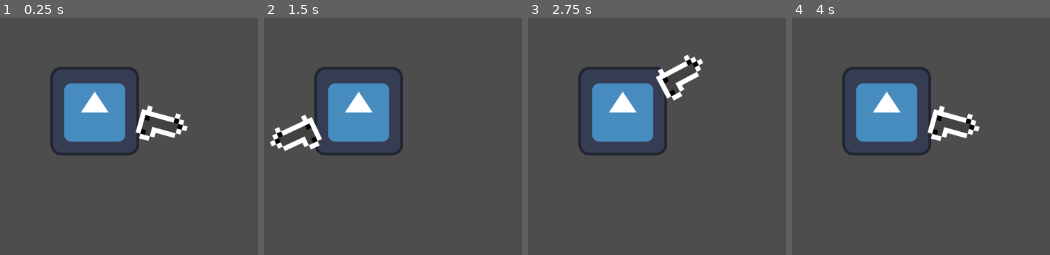
Above: before the commit, frames 1-4 (left to right).
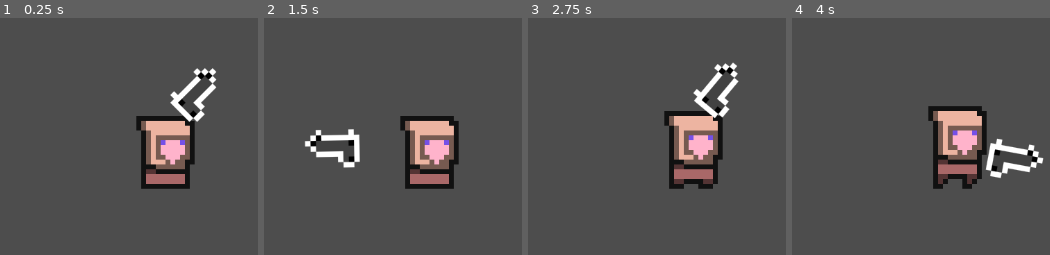
Above: after the commit, the same moments.

Repository: pablohenriq01/Showdown-1v1
Game: Godot game, scene res://Scenes/main.tscn
The game is run twice, just before and just after one commit, with the same random seed, the same clock (stepped at 60 frames per second) and the same inputs. The project has no main scene, so this scene is started directly. The engine's default icon, where the game draws it, is replaced by a stand-in: a white triangle on a blue panel in a dark square.
Inputs (mouse positions are in pixels of both pictures, inside the frame that each line leads up to):
- Up to frame 1 (0.25 s): no input
- Up to frame 2 (1.5 s): move the mouse to (outside the picture) at 0.52 s; tap Enter at 1.25 s; move the mouse to (269, 153) at 1.27 s
- Up to frame 3 (2.75 s): move the mouse to (773, 32) at 2.02 s
- Up to frame 4 (4 s): tap Space at 2.75 s; move the mouse to (918, 219) at 2.77 s; move the mouse to (outside the picture) at 3.52 s

The runs differ from the first frame. In frame 1, 15% of the frame differs, in the area x 19-85%, y 20-73%; in frame 2, 16%; in frame 3, 16%, in the area x 19-82%, y 15-73%; in frame 4, 16%.

Commit message:
Add new prefabs guns and players

Diff:
--- /dev/null
+++ b/Prefabs/Guns/awp.tscn
@@ -0,0 +1,14 @@
+[gd_scene load_steps=3 format=3 uid="uid://cnd6nslg3p66t"]
+
+[ext_resource type="Texture2D" uid="uid://dnckukutasc5y" path="res://Sprites/Guns/sprite_4.png" id="1_nopcu"]
+[ext_resource type="Script" path="res://Components/GunComponent.gd" id="1_xv4bb"]
+
+[node name="Awp" type="Node2D"]
+
+[node name="GunComponent" type="Node2D" parent="."]
+script = ExtResource("1_xv4bb")
+
+[node name="Sprite2D" type="Sprite2D" parent="."]
+texture_filter = 2
+scale = Vector2(0.16, 0.16)
+texture = ExtResource("1_nopcu")
--- /dev/null
+++ b/Prefabs/Guns/mac-10.tscn
@@ -0,0 +1,16 @@
+[gd_scene load_steps=3 format=3 uid="uid://bl785dyo3a2ds"]
+
+[ext_resource type="Script" path="res://Components/GunComponent.gd" id="1_sgtde"]
+[ext_resource type="Texture2D" uid="uid://fuhk8m7h552w" path="res://Sprites/Guns/sprite_2.png" id="2_0iim4"]
+
+[node name="Mac-10" type="Node2D"]
+
+[node name="GunComponent" type="Node2D" parent="."]
+script = ExtResource("1_sgtde")
+
+[node name="Sprite2D" type="Sprite2D" parent="."]
+texture_filter = 2
+position = Vector2(2.74181e-06, 0.999997)
+scale = Vector2(0.16, 0.16)
+texture = ExtResource("2_0iim4")
+offset = Vector2(100, 0)
--- a/Prefabs/Guns/pistol.tscn
+++ b/Prefabs/Guns/pistol.tscn
@@ -4,10 +4,14 @@
 [ext_resource type="Texture2D" uid="uid://coafqemoi3m00" path="res://Sprites/Guns/sprite_0.png" id="2_ttt0f"]
 
 [node name="Pistol" type="Node2D"]
+metadata/_edit_group_ = true
 
 [node name="GunComponent" type="Node2D" parent="."]
 script = ExtResource("1_m0atb")
 
 [node name="Sprite2D" type="Sprite2D" parent="."]
+texture_filter = 2
+position = Vector2(2.74181e-06, 0.999997)
+scale = Vector2(0.16, 0.16)
 texture = ExtResource("2_ttt0f")
 offset = Vector2(100, 0)
--- /dev/null
+++ b/Prefabs/Guns/scar.tscn
@@ -0,0 +1,16 @@
+[gd_scene load_steps=3 format=3 uid="uid://btxwmb10h0uet"]
+
+[ext_resource type="Script" path="res://Components/GunComponent.gd" id="1_qdkse"]
+[ext_resource type="Texture2D" uid="uid://broirtianwp88" path="res://Sprites/Guns/sprite_3.png" id="2_frc86"]
+
+[node name="Scar" type="Node2D"]
+
+[node name="GunComponent" type="Node2D" parent="."]
+script = ExtResource("1_qdkse")
+
+[node name="Sprite2D" type="Sprite2D" parent="."]
+texture_filter = 2
+position = Vector2(2.74181e-06, 0.999997)
+scale = Vector2(0.16, 0.16)
+texture = ExtResource("2_frc86")
+offset = Vector2(100, 0)
--- /dev/null
+++ b/Prefabs/Guns/smg.tscn
@@ -0,0 +1,16 @@
+[gd_scene load_steps=3 format=3 uid="uid://cycgnno3secjb"]
+
+[ext_resource type="Script" path="res://Components/GunComponent.gd" id="1_d7b6d"]
+[ext_resource type="Texture2D" uid="uid://bw3ic1as4m7bj" path="res://Sprites/Guns/sprite_1.png" id="2_rr7e3"]
+
+[node name="Smg" type="Node2D"]
+
+[node name="GunComponent" type="Node2D" parent="."]
+script = ExtResource("1_d7b6d")
+
+[node name="Sprite2D" type="Sprite2D" parent="."]
+texture_filter = 2
+position = Vector2(2.74181e-06, 0.999997)
+scale = Vector2(0.16, 0.16)
+texture = ExtResource("2_rr7e3")
+offset = Vector2(100, 0)
--- /dev/null
+++ b/Prefabs/Players/player1.tscn
@@ -0,0 +1,200 @@
+[gd_scene load_steps=29 format=3 uid="uid://dajesu6nopgs0"]
+
+[ext_resource type="Texture2D" uid="uid://cer82p5hcx33a" path="res://Sprites/Players/P1/Die_p1.png" id="1_6hgx2"]
+[ext_resource type="Texture2D" uid="uid://dhl1xvcrhdvfc" path="res://Sprites/Players/P1/Idle_p1.png" id="1_rhstb"]
+[ext_resource type="Texture2D" uid="uid://doui4aiqdpgmc" path="res://Sprites/Players/P1/Run_p1.png" id="3_wfwm1"]
+[ext_resource type="Texture2D" uid="uid://ddtotfg7q7tuv" path="res://Sprites/Players/P1/Spawn_p1.png" id="4_5cmnl"]
+
+[sub_resource type="AtlasTexture" id="AtlasTexture_5v8j2"]
+atlas = ExtResource("1_6hgx2")
+region = Rect2(0, 0, 16, 24)
+
+[sub_resource type="AtlasTexture" id="AtlasTexture_sxbb7"]
+atlas = ExtResource("1_6hgx2")
+region = Rect2(16, 0, 16, 24)
+
+[sub_resource type="AtlasTexture" id="AtlasTexture_47lhc"]
+atlas = ExtResource("1_6hgx2")
+region = Rect2(32, 0, 16, 24)
+
+[sub_resource type="AtlasTexture" id="AtlasTexture_kim1k"]
+atlas = ExtResource("1_6hgx2")
+region = Rect2(48, 0, 16, 24)
+
+[sub_resource type="AtlasTexture" id="AtlasTexture_yjw04"]
+atlas = ExtResource("1_rhstb")
+region = Rect2(0, 0, 16, 24)
+
+[sub_resource type="AtlasTexture" id="AtlasTexture_udr0u"]
+atlas = ExtResource("1_rhstb")
+region = Rect2(16, 0, 16, 24)
+
+[sub_resource type="AtlasTexture" id="AtlasTexture_7lra4"]
+atlas = ExtResource("1_rhstb")
+region = Rect2(32, 0, 16, 24)
+
+[sub_resource type="AtlasTexture" id="AtlasTexture_txhsd"]
+atlas = ExtResource("1_rhstb")
+region = Rect2(48, 0, 16, 24)
+
+[sub_resource type="AtlasTexture" id="AtlasTexture_vwpbg"]
+atlas = ExtResource("3_wfwm1")
+region = Rect2(0, 0, 16, 24)
+
+[sub_resource type="AtlasTexture" id="AtlasTexture_yh0vo"]
+atlas = ExtResource("3_wfwm1")
+region = Rect2(16, 0, 16, 24)
+
+[sub_resource type="AtlasTexture" id="AtlasTexture_08u1i"]
+atlas = ExtResource("3_wfwm1")
+region = Rect2(32, 0, 16, 24)
+
+[sub_resource type="AtlasTexture" id="AtlasTexture_msx7d"]
+atlas = ExtResource("3_wfwm1")
+region = Rect2(48, 0, 16, 24)
+
+[sub_resource type="AtlasTexture" id="AtlasTexture_sfpui"]
+atlas = ExtResource("4_5cmnl")
+region = Rect2(0, 0, 16, 24)
+
+[sub_resource type="AtlasTexture" id="AtlasTexture_5whif"]
+atlas = ExtResource("4_5cmnl")
+region = Rect2(16, 0, 16, 24)
+
+[sub_resource type="AtlasTexture" id="AtlasTexture_83bhi"]
+atlas = ExtResource("4_5cmnl")
+region = Rect2(32, 0, 16, 24)
+
+[sub_resource type="AtlasTexture" id="AtlasTexture_ud50m"]
+atlas = ExtResource("4_5cmnl")
+region = Rect2(48, 0, 16, 24)
+
+[sub_resource type="AtlasTexture" id="AtlasTexture_88etf"]
+atlas = ExtResource("4_5cmnl")
+region = Rect2(64, 0, 16, 24)
+
+[sub_resource type="AtlasTexture" id="AtlasTexture_jwadq"]
+atlas = ExtResource("4_5cmnl")
+region = Rect2(80, 0, 16, 24)
+
+[sub_resource type="AtlasTexture" id="AtlasTexture_mra7p"]
+atlas = ExtResource("4_5cmnl")
+region = Rect2(96, 0, 16, 24)
+
+[sub_resource type="AtlasTexture" id="AtlasTexture_mfxs2"]
+atlas = ExtResource("4_5cmnl")
+region = Rect2(112, 0, 16, 24)
+
+[sub_resource type="AtlasTexture" id="AtlasTexture_d62cd"]
+atlas = ExtResource("4_5cmnl")
+region = Rect2(128, 0, 16, 24)
+
+[sub_resource type="AtlasTexture" id="AtlasTexture_fxik0"]
+atlas = ExtResource("4_5cmnl")
+region = Rect2(144, 0, 16, 24)
+
+[sub_resource type="AtlasTexture" id="AtlasTexture_ubowc"]
+atlas = ExtResource("4_5cmnl")
+region = Rect2(160, 0, 16, 24)
+
+[sub_resource type="SpriteFrames" id="SpriteFrames_hcy6g"]
+animations = [{
+"frames": [{
+"duration": 1.0,
+"texture": SubResource("AtlasTexture_5v8j2")
+}, {
+"duration": 1.0,
+"texture": SubResource("AtlasTexture_sxbb7")
+}, {
+"duration": 1.0,
+"texture": SubResource("AtlasTexture_47lhc")
+}, {
+"duration": 1.0,
+"texture": SubResource("AtlasTexture_kim1k")
+}],
+"loop": false,
+"name": &"Die",
+"speed": 7.0
+}, {
+"frames": [{
+"duration": 1.0,
+"texture": SubResource("AtlasTexture_yjw04")
+}, {
+"duration": 1.0,
+"texture": SubResource("AtlasTexture_udr0u")
+}, {
+"duration": 1.0,
+"texture": SubResource("AtlasTexture_7lra4")
+}, {
+"duration": 1.0,
+"texture": SubResource("AtlasTexture_txhsd")
+}],
+"loop": true,
+"name": &"Idle",
+"speed": 7.0
+}, {
+"frames": [{
+"duration": 1.0,
+"texture": SubResource("AtlasTexture_vwpbg")
+}, {
+"duration": 1.0,
+"texture": SubResource("AtlasTexture_yh0vo")
+}, {
+"duration": 1.0,
+"texture": SubResource("AtlasTexture_08u1i")
+}, {
+"duration": 1.0,
+"texture": SubResource("AtlasTexture_msx7d")
+}],
+"loop": true,
+"name": &"Run",
+"speed": 7.0
+}, {
+"frames": [{
+"duration": 1.0,
+"texture": SubResource("AtlasTexture_sfpui")
+}, {
+"duration": 1.0,
+"texture": SubResource("AtlasTexture_5whif")
+}, {
+"duration": 1.0,
+"texture": SubResource("AtlasTexture_83bhi")
+}, {
+"duration": 1.0,
+"texture": SubResource("AtlasTexture_ud50m")
+}, {
+"duration": 1.0,
+"texture": SubResource("AtlasTexture_88etf")
+}, {
+"duration": 1.0,
+"texture": SubResource("AtlasTexture_jwadq")
+}, {
+"duration": 1.0,
+"texture": SubResource("AtlasTexture_mra7p")
+}, {
+"duration": 1.0,
+"texture": SubResource("AtlasTexture_mfxs2")
+}, {
+"duration": 1.0,
+"texture": SubResource("AtlasTexture_d62cd")
+}, {
+"duration": 1.0,
+"texture": SubResource("AtlasTexture_fxik0")
+}, {
+"duration": 1.0,
+"texture": SubResource("AtlasTexture_ubowc")
+}],
+"loop": false,
+"name": &"Spawn",
+"speed": 10.0
+}]
+
+[node name="Player1" type="Node2D"]
+
+[node name="Sprite2D" type="Sprite2D" parent="."]
+
+[node name="AnimatedSprite2D" type="AnimatedSprite2D" parent="Sprite2D"]
+texture_filter = 1
+sprite_frames = SubResource("SpriteFrames_hcy6g")
+animation = &"Spawn"
+autoplay = "Idle"
--- /dev/null
+++ b/Prefabs/Players/player2.tscn
@@ -0,0 +1,201 @@
+[gd_scene load_steps=29 format=3 uid="uid://c11stncxkl5as"]
+
+[ext_resource type="Texture2D" uid="uid://dcmt56i5ey56f" path="res://Sprites/Players/P2/Die_p2.png" id="1_ea62g"]
+[ext_resource type="Texture2D" uid="uid://cw2qtbrelh4f1" path="res://Sprites/Players/P2/Idle_p2.png" id="2_ywxxc"]
+[ext_resource type="Texture2D" uid="uid://cpu4c544t86ho" path="res://Sprites/Players/P2/Run_p2.png" id="3_u06k0"]
+[ext_resource type="Texture2D" uid="uid://cjv2s3fpy12x4" path="res://Sprites/Players/P2/Spawn_p2.png" id="4_61a1c"]
+
+[sub_resource type="AtlasTexture" id="AtlasTexture_5gib7"]
+atlas = ExtResource("1_ea62g")
+region = Rect2(0, 0, 16, 24)
+
+[sub_resource type="AtlasTexture" id="AtlasTexture_5n5bg"]
+atlas = ExtResource("1_ea62g")
+region = Rect2(16, 0, 16, 24)
+
+[sub_resource type="AtlasTexture" id="AtlasTexture_5o0xu"]
+atlas = ExtResource("1_ea62g")
+region = Rect2(32, 0, 16, 24)
+
+[sub_resource type="AtlasTexture" id="AtlasTexture_e2nlo"]
+atlas = ExtResource("1_ea62g")
+region = Rect2(48, 0, 16, 24)
+
+[sub_resource type="AtlasTexture" id="AtlasTexture_l7rmm"]
+atlas = ExtResource("2_ywxxc")
+region = Rect2(0, 0, 16, 24)
+
+[sub_resource type="AtlasTexture" id="AtlasTexture_xgf2v"]
+atlas = ExtResource("2_ywxxc")
+region = Rect2(16, 0, 16, 24)
+
+[sub_resource type="AtlasTexture" id="AtlasTexture_qjrmq"]
+atlas = ExtResource("2_ywxxc")
+region = Rect2(32, 0, 16, 24)
+
+[sub_resource type="AtlasTexture" id="AtlasTexture_0frw8"]
+atlas = ExtResource("2_ywxxc")
+region = Rect2(48, 0, 16, 24)
+
+[sub_resource type="AtlasTexture" id="AtlasTexture_ylsp5"]
+atlas = ExtResource("3_u06k0")
+region = Rect2(0, 0, 16, 24)
+
+[sub_resource type="AtlasTexture" id="AtlasTexture_0ss75"]
+atlas = ExtResource("3_u06k0")
+region = Rect2(16, 0, 16, 24)
+
+[sub_resource type="AtlasTexture" id="AtlasTexture_26bdy"]
+atlas = ExtResource("3_u06k0")
+region = Rect2(32, 0, 16, 24)
+
+[sub_resource type="AtlasTexture" id="AtlasTexture_hdrcw"]
+atlas = ExtResource("3_u06k0")
+region = Rect2(48, 0, 16, 24)
+
+[sub_resource type="AtlasTexture" id="AtlasTexture_ydlwj"]
+atlas = ExtResource("4_61a1c")
+region = Rect2(0, 0, 16, 24)
+
+[sub_resource type="AtlasTexture" id="AtlasTexture_47j2b"]
+atlas = ExtResource("4_61a1c")
+region = Rect2(16, 0, 16, 24)
+
+[sub_resource type="AtlasTexture" id="AtlasTexture_wb32u"]
+atlas = ExtResource("4_61a1c")
+region = Rect2(32, 0, 16, 24)
+
+[sub_resource type="AtlasTexture" id="AtlasTexture_3n871"]
+atlas = ExtResource("4_61a1c")
+region = Rect2(48, 0, 16, 24)
+
+[sub_resource type="AtlasTexture" id="AtlasTexture_eelwd"]
+atlas = ExtResource("4_61a1c")
+region = Rect2(64, 0, 16, 24)
+
+[sub_resource type="AtlasTexture" id="AtlasTexture_fu565"]
+atlas = ExtResource("4_61a1c")
+region = Rect2(80, 0, 16, 24)
+
+[sub_resource type="AtlasTexture" id="AtlasTexture_gvptb"]
+atlas = ExtResource("4_61a1c")
+region = Rect2(96, 0, 16, 24)
+
+[sub_resource type="AtlasTexture" id="AtlasTexture_h4rsn"]
+atlas = ExtResource("4_61a1c")
+region = Rect2(112, 0, 16, 24)
+
+[sub_resource type="AtlasTexture" id="AtlasTexture_dtcfw"]
+atlas = ExtResource("4_61a1c")
+region = Rect2(128, 0, 16, 24)
+
+[sub_resource type="AtlasTexture" id="AtlasTexture_4jmk5"]
+atlas = ExtResource("4_61a1c")
+region = Rect2(144, 0, 16, 24)
+
+[sub_resource type="AtlasTexture" id="AtlasTexture_c2y37"]
+atlas = ExtResource("4_61a1c")
+region = Rect2(160, 0, 16, 24)
+
+[sub_resource type="SpriteFrames" id="SpriteFrames_aanbo"]
+animations = [{
+"frames": [{
+"duration": 1.0,
+"texture": SubResource("AtlasTexture_5gib7")
+}, {
+"duration": 1.0,
+"texture": SubResource("AtlasTexture_5n5bg")
+}, {
+"duration": 1.0,
+"texture": SubResource("AtlasTexture_5o0xu")
+}, {
+"duration": 1.0,
+"texture": SubResource("AtlasTexture_e2nlo")
+}],
+"loop": true,
+"name": &"Die",
+"speed": 7.0
+}, {
+"frames": [{
+"duration": 1.0,
+"texture": SubResource("AtlasTexture_l7rmm")
+}, {
+"duration": 1.0,
+"texture": SubResource("AtlasTexture_xgf2v")
+}, {
+"duration": 1.0,
+"texture": SubResource("AtlasTexture_qjrmq")
+}, {
+"duration": 1.0,
+"texture": SubResource("AtlasTexture_0frw8")
+}],
+"loop": true,
+"name": &"Idle",
+"speed": 7.0
+}, {
+"frames": [{
+"duration": 1.0,
+"texture": SubResource("AtlasTexture_ylsp5")
+}, {
+"duration": 1.0,
+"texture": SubResource("AtlasTexture_0ss75")
+}, {
+"duration": 1.0,
+"texture": SubResource("AtlasTexture_26bdy")
+}, {
+"duration": 1.0,
+"texture": SubResource("AtlasTexture_hdrcw")
+}],
+"loop": true,
+"name": &"Run",
+"speed": 7.0
+}, {
+"frames": [{
+"duration": 1.0,
+"texture": SubResource("AtlasTexture_ydlwj")
+}, {
+"duration": 1.0,
+"texture": SubResource("AtlasTexture_47j2b")
+}, {
+"duration": 1.0,
+"texture": SubResource("AtlasTexture_wb32u")
+}, {
+"duration": 1.0,
+"texture": SubResource("AtlasTexture_3n871")
+}, {
+"duration": 1.0,
+"texture": SubResource("AtlasTexture_eelwd")
+}, {
+"duration": 1.0,
+"texture": SubResource("AtlasTexture_fu565")
+}, {
+"duration": 1.0,
+"texture": SubResource("AtlasTexture_gvptb")
+}, {
+"duration": 1.0,
+"texture": SubResource("AtlasTexture_h4rsn")
+}, {
+"duration": 1.0,
+"texture": SubResource("AtlasTexture_dtcfw")
+}, {
+"duration": 1.0,
+"texture": SubResource("AtlasTexture_4jmk5")
+}, {
+"duration": 1.0,
+"texture": SubResource("AtlasTexture_c2y37")
+}],
+"loop": true,
+"name": &"Spawn",
+"speed": 10.0
+}]
+
+[node name="Player2" type="Node2D"]
+
+[node name="Sprite2D" type="Sprite2D" parent="."]
+
+[node name="AnimatedSprite2D" type="AnimatedSprite2D" parent="Sprite2D"]
+texture_filter = 1
+sprite_frames = SubResource("SpriteFrames_aanbo")
+animation = &"Idle"
+autoplay = "Idle"
+frame_progress = 0.354569
--- a/Scenes/main.tscn
+++ b/Scenes/main.tscn
@@ -1,14 +1,22 @@
-[gd_scene load_steps=3 format=3 uid="uid://dr3vbmosx8oy7"]
+[gd_scene load_steps=4 format=3 uid="uid://dr3vbmosx8oy7"]
 
-[ext_resource type="Texture2D" uid="uid://djd4m37idkmv4" path="res://icon.svg" id="1_j2nju"]
+[ext_resource type="PackedScene" uid="uid://dajesu6nopgs0" path="res://Prefabs/Players/player1.tscn" id="1_ke55b"]
 [ext_resource type="PackedScene" uid="uid://b5tyq3umllwx0" path="res://Prefabs/Guns/pistol.tscn" id="2_avd8y"]
+[ext_resource type="PackedScene" uid="uid://c11stncxkl5as" path="res://Prefabs/Players/player2.tscn" id="2_fuvwe"]
 
 [node name="Main" type="Node2D"]
 
 [node name="Player" type="CharacterBody2D" parent="."]
-position = Vector2(474, 296)
+position = Vector2(233, 179)
 
-[node name="Sprite2D" type="Sprite2D" parent="Player"]
-texture = ExtResource("1_j2nju")
+[node name="Player1" parent="Player" instance=ExtResource("1_ke55b")]
+visible = false
+
+[node name="Player2" parent="Player" instance=ExtResource("2_fuvwe")]
 
 [node name="Pistol" parent="Player" instance=ExtResource("2_avd8y")]
+texture_filter = 1
+position = Vector2(-4, 3)
+
+[node name="Camera2D" type="Camera2D" parent="Player"]
+zoom = Vector2(7, 7)
Not shown, added: Sprites/Players/P1/Die_p1.png.import
Not shown, added: Sprites/Players/P1/Idle_p1.png.import
Not shown, added: Sprites/Players/P1/Run_p1.png.import
Not shown, added: Sprites/Players/P1/Spawn_p1.png.import
Not shown, added: Sprites/Players/P2/Die_p2.png.import
Not shown, added: Sprites/Players/P2/Idle_p2.png.import
Not shown, added: Sprites/Players/P2/Run_p2.png.import
Not shown, added: Sprites/Players/P2/Spawn_p2.png.import
